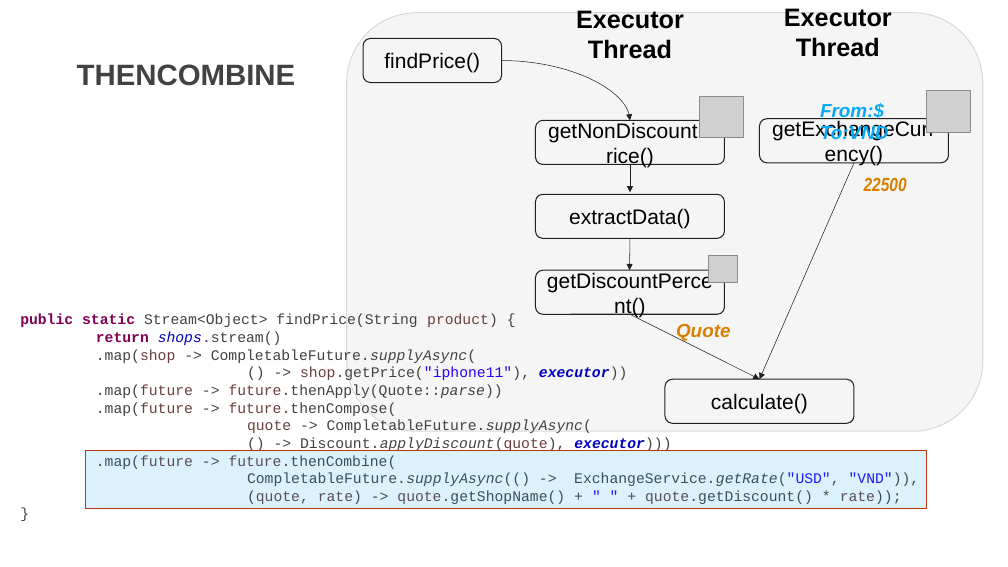
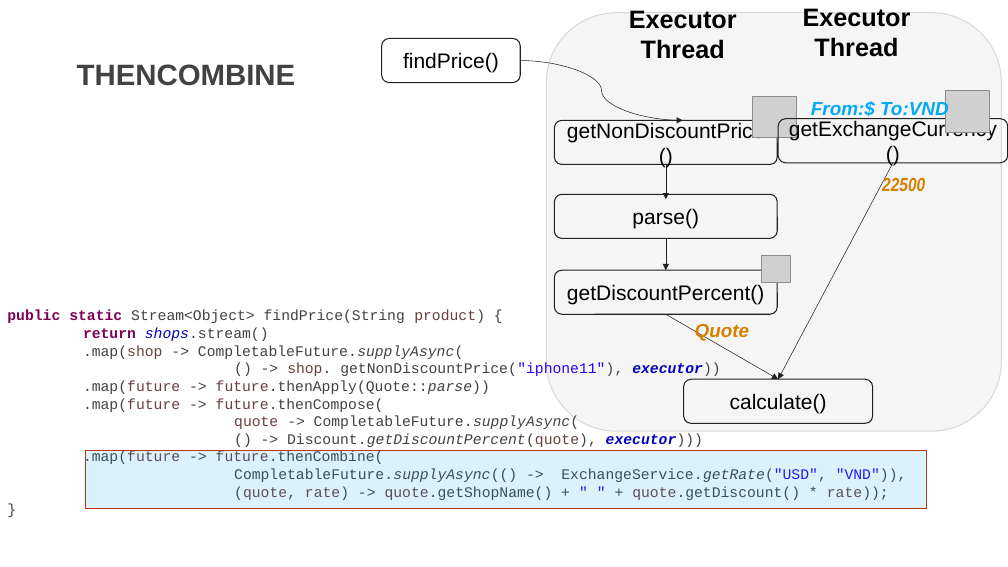
Before and after one commit to DevDay2019-AxonActive/DevDay2019---Advanced-Java, a slide deck: slide 14 of presentations/java_future.pptx (slide 20 before the commit). Drawn at 1008x567 pixels with LibreOffice and Linux fonts; fonts in the diff are those of the drawing; grey boxes stand for pictures; background and template pictures are left out. Boxes give left, top, right and bottom in pixels: in the first picture for what was removed or moved away, otherwise in the second. Text is boxed around its words. In the diff, an @@ line names an element or a change of style, - is before the commit and + after.

```diff
--- a/presentations/java_future.pptx
+++ b/presentations/java_future.pptx
@@ rounded rectangle: place and size @@
-rounded rectangle at bbox=[347, 13, 983, 432]
+rounded rectangle at bbox=[547, 13, 1002, 432]
@@ rounded rectangle "Executor Thread": place and size @@
-rounded rectangle "Executor Thread" at bbox=[535, 11, 724, 55]
+rounded rectangle "Executor Thread" at bbox=[588, 11, 777, 55]
@@ curved arrow moved from (502, 60) - (630, 120) to (520, 60) - (683, 120) @@
@@ picture: place and size @@
-picture at bbox=[699, 96, 743, 138]
+picture at bbox=[752, 96, 796, 138]
@@ rounded rectangle "getExchangeCurrency()": place and size @@
-rounded rectangle "getExchangeCurrency()" at bbox=[760, 119, 949, 163]
+rounded rectangle "getExchangeCurrency()" at bbox=[778, 119, 1008, 163]
@@ text "From:$ To:VND" rewrapped from bbox=[820, 103, 889, 144] to bbox=[811, 100, 949, 119] @@
@@ rounded rectangle "getNonDiscountPrice()": place and size @@
-rounded rectangle "getNonDiscountPrice()" at bbox=[535, 120, 724, 164]
+rounded rectangle "getNonDiscountPrice()" at bbox=[554, 120, 777, 164]
@@ arrow moved from (630, 165) - (630, 193) to (666, 165) - (666, 200) @@
@@ arrow moved from (854, 163) - (760, 380) to (893, 163) - (778, 380) @@
@@ rounded rectangle "parse()": place and size @@
-rounded rectangle "parse()" at bbox=[535, 194, 724, 238]
+rounded rectangle "parse()" at bbox=[554, 194, 777, 238]
@@ text in rounded rectangle at bbox=[632, 208, 699, 229]: text changed @@
-extractData()
+parse()
@@ arrow moved from (630, 238) - (630, 270) to (666, 238) - (666, 270) @@
@@ picture: place and size @@
-picture at bbox=[709, 256, 738, 283]
+picture at bbox=[761, 256, 791, 283]
@@ rounded rectangle "getDiscountPercent()": place and size @@
-rounded rectangle "getDiscountPercent()" at bbox=[535, 270, 724, 314]
+rounded rectangle "getDiscountPercent()" at bbox=[554, 270, 777, 314]
@@ text "public static Stream<Object> findPrice(String product) ...": place and size @@
-text "public static Stream<Object> findPrice(String product) ..." at bbox=[20, 314, 920, 504]
+text "public static Stream<Object> findPrice(String product) ..." at bbox=[7, 310, 907, 500]
@@ arrow moved from (630, 315) - (760, 380) to (666, 315) - (778, 380) @@
@@ 3 rounded rectangles, 2 texts, 1 picture: place and size @@
-3 rounded rectangles, 2 texts, 1 picture at bbox=[363, 10, 970, 423]
+3 rounded rectangles, 2 texts, 1 picture at bbox=[382, 10, 989, 423]
@@ text at bbox=[287, 363, 720, 379]: text changed @@
-() -> shop.getPrice("iphone11"), executor))
+() -> shop. getNonDiscountPrice("iphone11"), executor))
@@ text at bbox=[287, 433, 703, 447]: text changed; italic on @@
-            () -> Discount.applyDiscount(quote), executor)))
+            () -> Discount.getDiscountPercent(quote), executor)))
```
Also in this commit, not shown: 12 other slides changed, 3 slides added, 9 slides removed.
